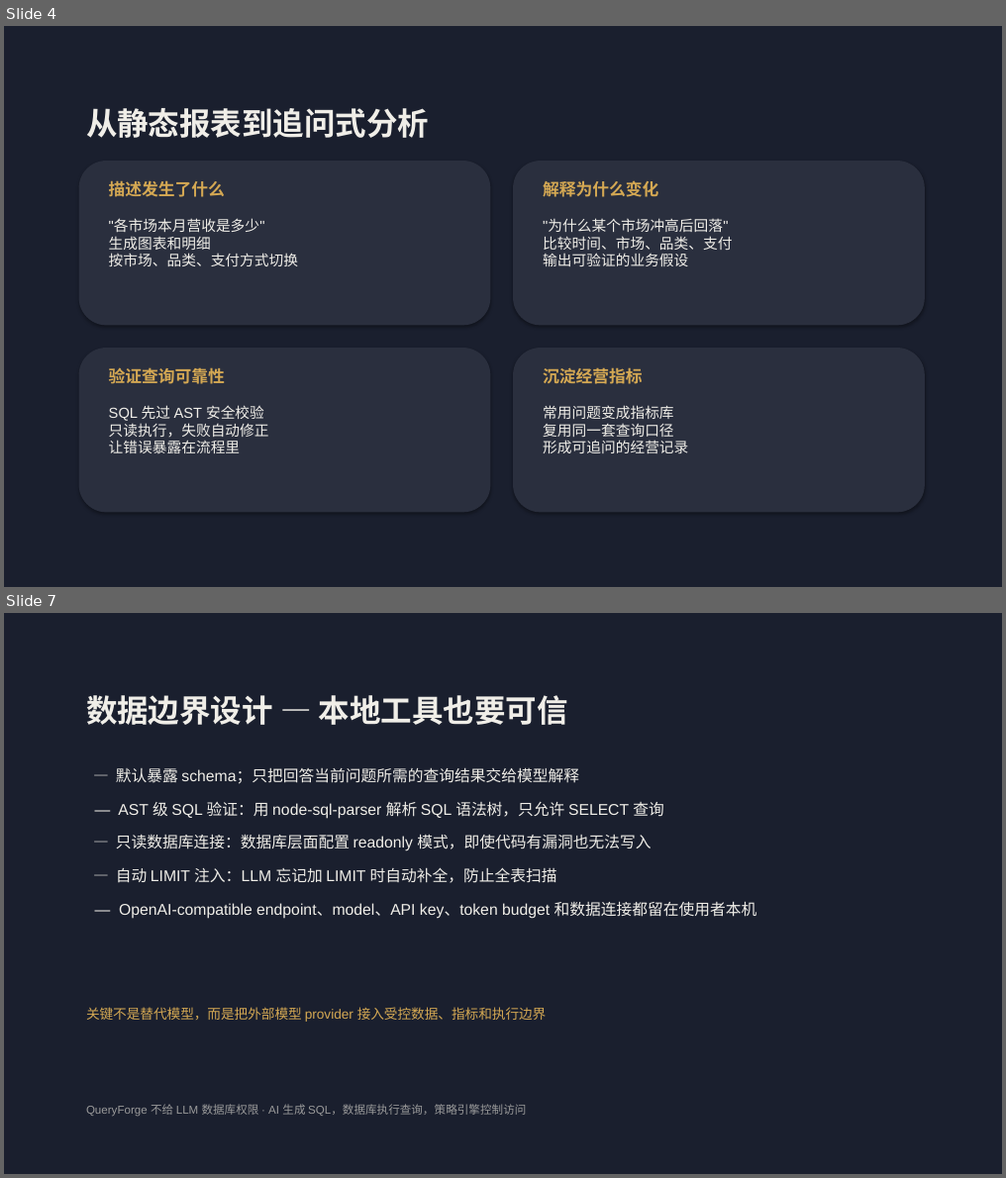
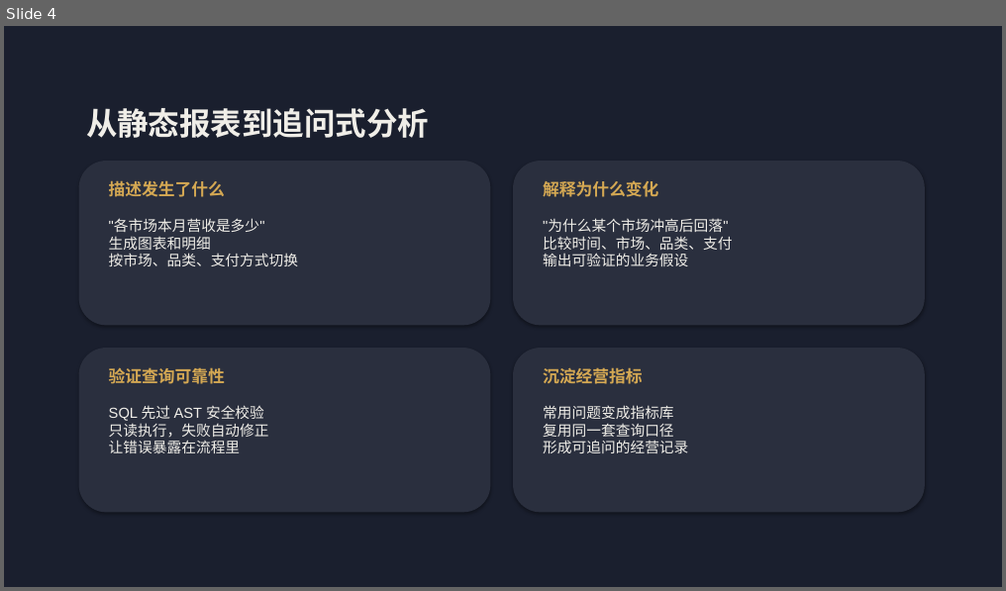
Before and after one commit to eric-stone-plus/queryforge, a slide deck: assets/QueryForge-Pitch.pptx. Shown one above the other, each under a label of ours: slides 4 and 7 before the commit, slide 4 after it; the slides between them are not shown. The pictures are 1006x1178 and 1006x591 pixels, drawn with LibreOffice and Linux fonts; fonts in the diff are those of the drawing. Boxes give left, top, right and bottom in pixels: in the first picture for what was removed or moved away, otherwise in the second. Text is boxed around its words. In the diff, an @@ line names an element or a change of style, - is before the commit and + after.

```diff
--- a/assets/QueryForge-Pitch.pptx
+++ b/assets/QueryForge-Pitch.pptx
@@ slide 7 removed at <box>4,613,1002,1174</box>, background #1A1F2E @@
@@ text removed at <box>86,695,568,725</box> @@
-数据边界设计 — 本地工具也要可信
@@ text removed at <box>116,768,757,919</box> @@
-— 默认暴露 schema；只把回答当前问题所需的查询结果交给模型解释
-— AST 级 SQL 验证：用 node-sql-parser 解析 SQL 语法树，只允许 SELECT 查询
-— 只读数据库连接：数据库层面配置 readonly 模式，即使代码有漏洞也无法写入
-— 自动 LIMIT 注入：LLM 忘记加 LIMIT 时自动补全，防止全表扫描
-— OpenAI-compatible endpoint、model、API key、token budget 和数据连接都留在使用者本机
@@ text removed at <box>86,1007,547,1022</box> @@
-关键不是替代模型，而是把外部模型 provider 接入受控数据、指标和执行边界
@@ text removed at <box>86,1104,526,1117</box> @@
-QueryForge 不给 LLM 数据库权限 · AI 生成 SQL，数据库执行查询，策略引擎控制访问
```
Also in this commit, not shown: 6 slides changed, 1 slide added, 36 other files.
